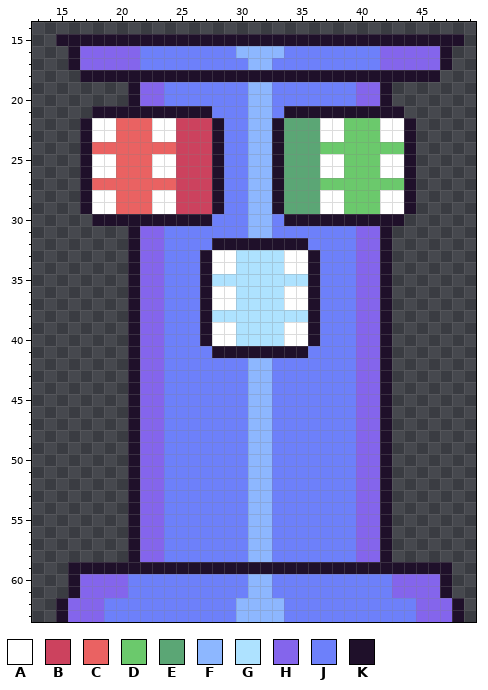
Two versions of one pixel-art sprite, project/Assets/2D/Environment/pedestal.png. The picture above was drawn from the file before the commit.
The file is 64x64 pixels. Shown: x 13..49, y 14..63.
Palette (. is transparent): A #ffffff  B #cc425e  C #ea6262  D #6bc96c  E #5ba675  F #8db7ff  G #aee2ff  H #8465ec  J #6d80fa  K #1f102a
Pixels before, first column x 15:
15 KKKKKKKKKKKKKKKKKKKKKKKKKKKKKKKKKK
16 .KHHHHHJJJJJJJJFFFFJJJJJJJJHHHHHK.
17 .KHHHHHJJJJJJJJJFFJJJJJJJJJHHHHHK.
18 ..KKKKKKKKKKKKKKKKKKKKKKKKKKKKKK..
19 ......KHHJJJJJJJFFJJJJJJJHHK......
20 ......KHHJJJJJJJFFJJJJJJJHHK......
21 ...KKKKKKKKKKJJJFFJKKKKKKKKKK.....
22 ..KAACCCAABBBKJJFFKEEEAADDDAAK....
23 ..KAACCCAABBBKJJFFKEEEAADDDAAK....
24 ..KCCCCCCCBBBKJJFFKEEEDDDDDDDK....
25 ..KAACCCAABBBKJJFFKEEEAADDDAAK....
26 ..KAACCCAABBBKJJFFKEEEAADDDAAK....
27 ..KCCCCCCCBBBKJJFFKEEEDDDDDDDK....
28 ..KAACCCAABBBKJJFFKEEEAADDDAAK....
29 ..KAACCCAABBBKJJFFKEEEAADDDAAK....
30 ...KKKKKKKKKKJJJFFJKKKKKKKKKK.....
31 ......KHHJJJJJJJFFJJJJJJJHHK......
32 ......KHHJJJJKKKKKKKKJJJJHHK......
33 ......KHHJJJKAAGGGGAAKJJJHHK......
34 ......KHHJJJKAAGGGGAAKJJJHHK......
35 ......KHHJJJKGGGGGGGGKJJJHHK......
36 ......KHHJJJKAAGGGGAAKJJJHHK......
37 ......KHHJJJKAAGGGGAAKJJJHHK......
38 ......KHHJJJKGGGGGGGGKJJJHHK......
39 ......KHHJJJKAAGGGGAAKJJJHHK......
40 ......KHHJJJKAAGGGGAAKJJJHHK......
41 ......KHHJJJJKKKKKKKKJJJJHHK......
42 ......KHHJJJJJJJFFJJJJJJJHHK......
43 ......KHHJJJJJJJFFJJJJJJJHHK......
44 ......KHHJJJJJJJFFJJJJJJJHHK......
45 ......KHHJJJJJJJFFJJJJJJJHHK......
46 ......KHHJJJJJJJFFJJJJJJJHHK......
47 ......KHHJJJJJJJFFJJJJJJJHHK......
48 ......KHHJJJJJJJFFJJJJJJJHHK......
49 ......KHHJJJJJJJFFJJJJJJJHHK......
50 ......KHHJJJJJJJFFJJJJJJJHHK......
51 ......KHHJJJJJJJFFJJJJJJJHHK......
52 ......KHHJJJJJJJFFJJJJJJJHHK......
53 ......KHHJJJJJJJFFJJJJJJJHHK......
54 ......KHHJJJJJJJFFJJJJJJJHHK......
55 ......KHHJJJJJJJFFJJJJJJJHHK......
56 ......KHHJJJJJJJFFJJJJJJJHHK......
57 ......KHHJJJJJJJFFJJJJJJJHHK......
58 ......KHHJJJJJJJFFJJJJJJJHHK......
59 .KKKKKKKKKKKKKKKKKKKKKKKKKKKKKKKK.
60 .KHHHHJJJJJJJJJJFFJJJJJJJJJJHHHHK.
61 .KHHHHJJJJJJJJJJFFJJJJJJJJJJHHHHK.
62 KHHHJJJJJJJJJJJFFFFJJJJJJJJJJJHHHK
63 KHHHJJJJJJJJJJJFFFFJJJJJJJJJJJHHHK
And afterwards:
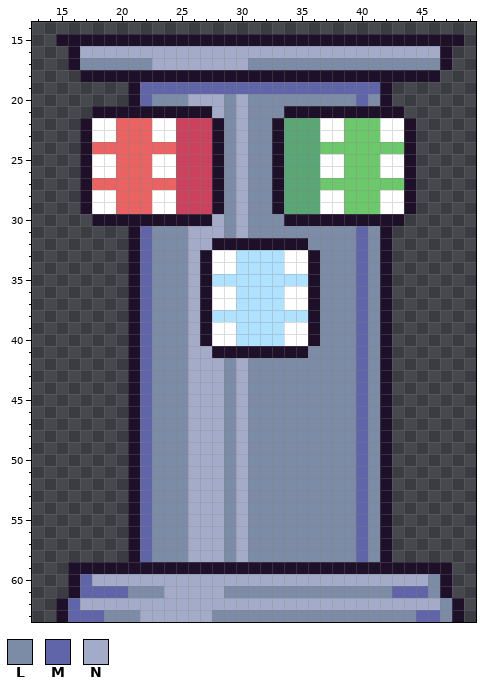
Colours new in this view: L #7c8ba6  M #6064a9  N #a3abc8
Change:
y 16: x 17..46 HHHHHJJJJJJJJFFFFJJJJJJJJHHHHH -> NNNNNNNNNNNNNNNNNNNNNNNNNNNNNN
y 17: x 17..46 HHHHHJJJJJJJJJFFJJJJJJJJJHHHHH -> LLLLLLNNNNNNNNLLLLLLLLLLLLLLLL
y 19: x 22..41 HHJJJJJJJFFJJJJJJJHH -> MMMMMMMMMMMMMMMMMMMM
y 20: x 22..41 HHJJJJJJJFFJJJJJJJHH -> MLLLNNNLNLLLLLLLLLML
y 21: x 28..33 JJJFFJ -> NLNLLL
y 22..29: x 29..32 JJFF -> LNLL
y 30: x 28..33 JJJFFJ -> NLNLLL
y 31: x 22..41 HHJJJJJJJFFJJJJJJJHH -> MLLLNNNLNLLLLLLLLLML
y 32: x 22..27 HHJJJJ -> MLLLNN; x 36..41 JJJJHH -> LLLLML
y 33..40: x 22..26 HHJJJ -> MLLLN; x 37..41 JJJHH -> LLLML
y 41: x 22..27 HHJJJJ -> MLLLNN; x 36..41 JJJJHH -> LLLLML
y 42..58: x 22..41 HHJJJJJJJFFJJJJJJJHH -> MLLLNNNLNLLLLLLLLLML
y 60: x 17..46 HHHHJJJJJJJJJJFFJJJJJJJJJJHHHH -> MNNNNNNNNNNNNNNNNNNNNNNNNNNNNL
y 61: x 17..46 HHHHJJJJJJJJJJFFJJJJJJJJJJHHHH -> MMMMLLLNNNNNLLLLLLLLLLLLLLMMML
y 62: x 16..47 HHHJJJJJJJJJJJFFFFJJJJJJJJJJJHHH -> MNNNNNNNNNNNNNNNNNNNNNNNNNNNNNNL
y 63: x 16..47 HHHJJJJJJJJJJJFFFFJJJJJJJJJJJHHH -> MMMLLLNNNNNNLLLLLLLLLLLLLLLLLMML
